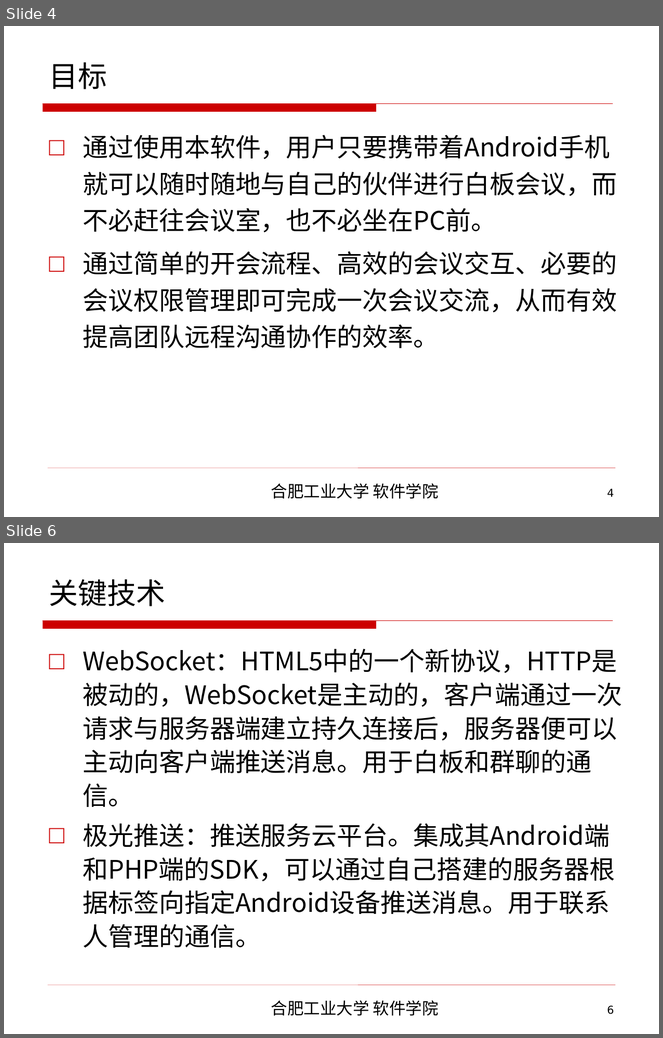
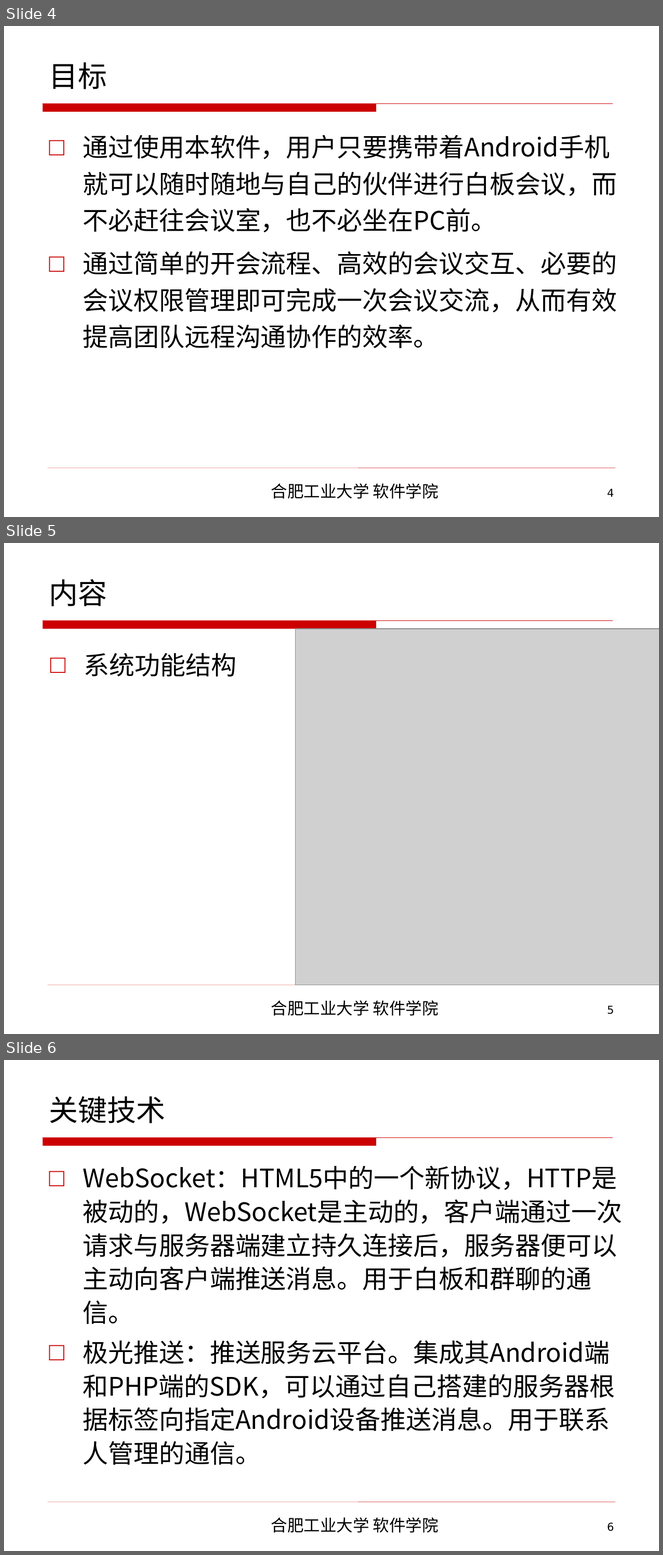
Before and after one commit to CodeDogandCat/master_proj, a slide deck: 2013214381李磊最终答辩/软件学院_李磊_本科毕业设计毕业答辩.ppt. Shown one above the other, each under a label of ours: slides 4 and 6 before the commit, slides 4, 5 and 6 after it; the slides between them are not shown. The pictures are 663x1038 and 663x1555 pixels, drawn with LibreOffice and Linux fonts; fonts in the diff are those of the drawing; grey boxes stand for pictures; background and template pictures are left out. Boxes give left, top, right and bottom in pixels: in the first picture for what was removed or moved away, otherwise in the second. Text is boxed around its words. In the diff, an @@ line names an element or a change of style, - is before the commit and + after.

```diff
--- a/2013214381李磊最终答辩/软件学院_李磊_本科毕业设计毕业答辩.ppt
+++ b/2013214381李磊最终答辩/软件学院_李磊_本科毕业设计毕业答辩.ppt
@@ slide 5 added at [4, 543, 659, 1034], background picture (left out); not listed: 4 template elements that a slide beside it also shows @@
@@ title added at [49, 579, 107, 606], 32 pt, text #000000 @@
+内容
@@ picture added at [296, 629, 659, 985] @@
@@ text added at [84, 653, 237, 677], 28 pt, text #000000 @@
+□ 系统功能结构
```
Also in this commit, not shown: 1 slide changed, 1 slide removed, 15 other files.
